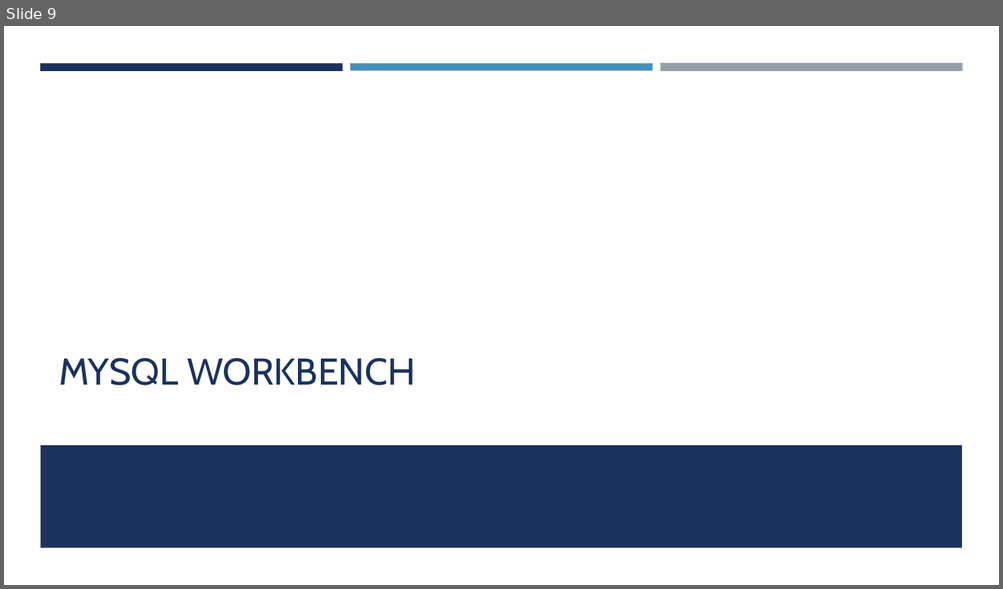
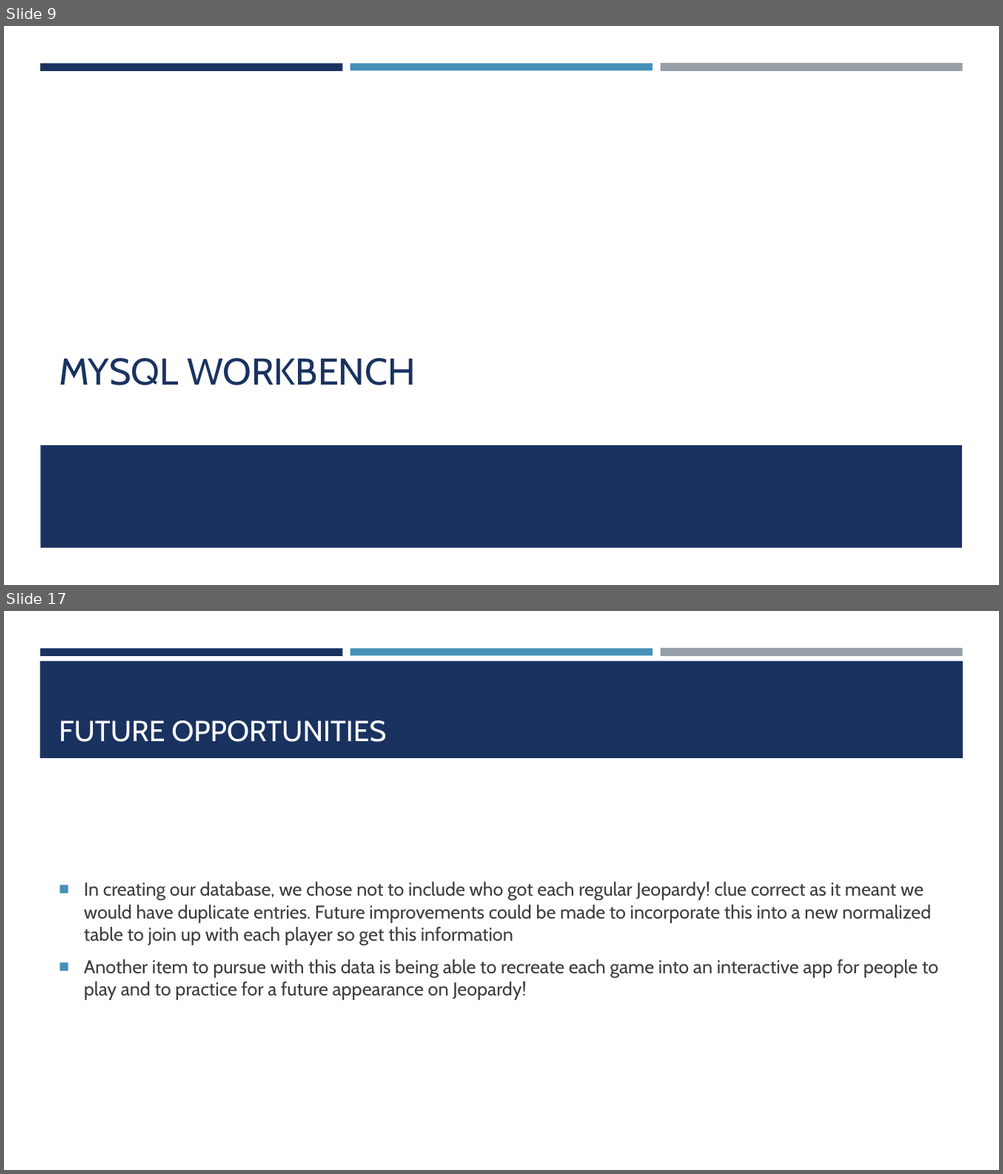
Before and after one commit to mattfarrow1/7330-term-project, a slide deck: docs/Analyzing_Jeopardy_Data.pptx. Shown one above the other, each under a label of ours: slide 9 before the commit, slides 9 and 17 after it; the slides between them are not shown. The pictures are 1003x589 and 1003x1174 pixels, drawn with LibreOffice and Linux fonts; fonts in the diff are those of the drawing. Boxes give left, top, right and bottom in pixels: in the first picture for what was removed or moved away, otherwise in the second. Text is boxed around its words. In the diff, an @@ line names an element or a change of style, - is before the commit and + after.

```diff
--- a/docs/Analyzing_Jeopardy_Data.pptx
+++ b/docs/Analyzing_Jeopardy_Data.pptx
@@ slide 17 added at bbox=[4, 611, 999, 1170], background #FFFFFF; not listed: 3 template elements that a slide beside it also shows @@
@@ rectangle added at bbox=[40, 661, 963, 758], fill #1A3260 @@
@@ title added at bbox=[59, 721, 386, 742], 28 pt, text #FFFFFF @@
+FUTURE OPPORTUNITIES
@@ text added at bbox=[84, 882, 938, 1000], 18 pt, text #3D3D3D @@
+■ In creating our database, we chose not to include who got each regular Jeopardy! clue correct as it meant we would have duplicate entries. Future improvements could be made to incorporate this into a new normalized table to join up with each player so get this information
+■ Another item to pursue with this data is being able to recreate each game into an interactive app for people to play and to practice for a future appearance on Jeopardy!
```
Also in this commit, not shown: 7 slides changed, 3 other slides added, 3 slides removed.
